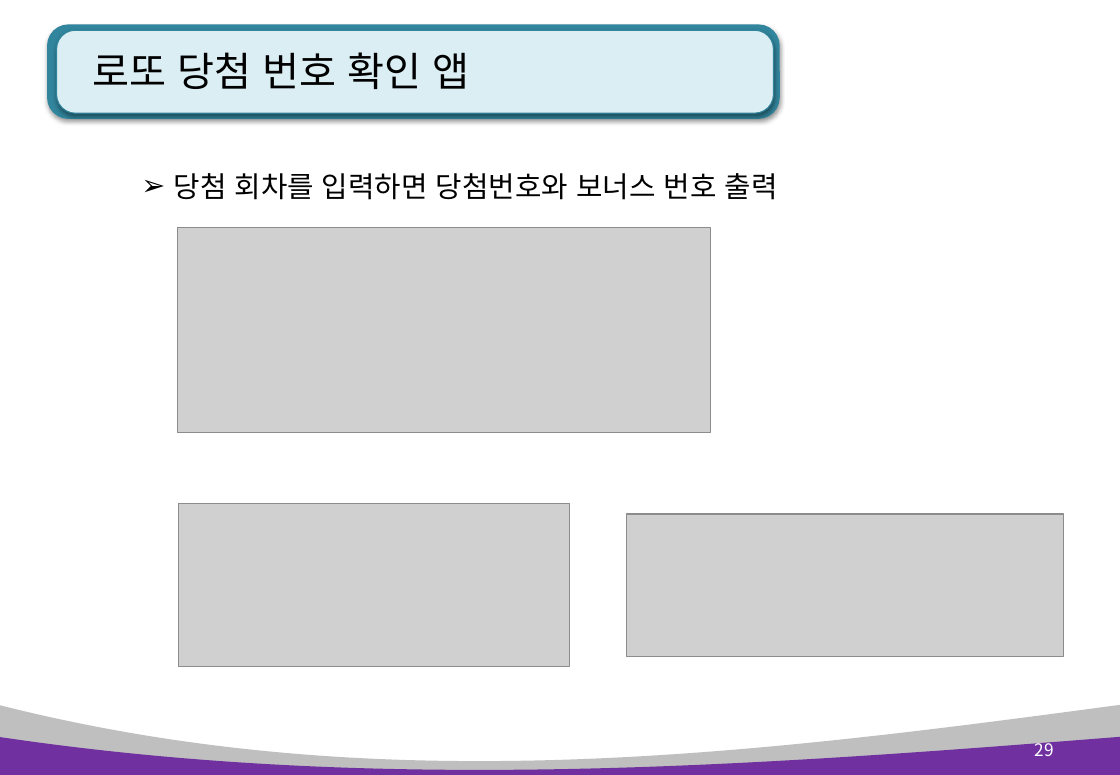
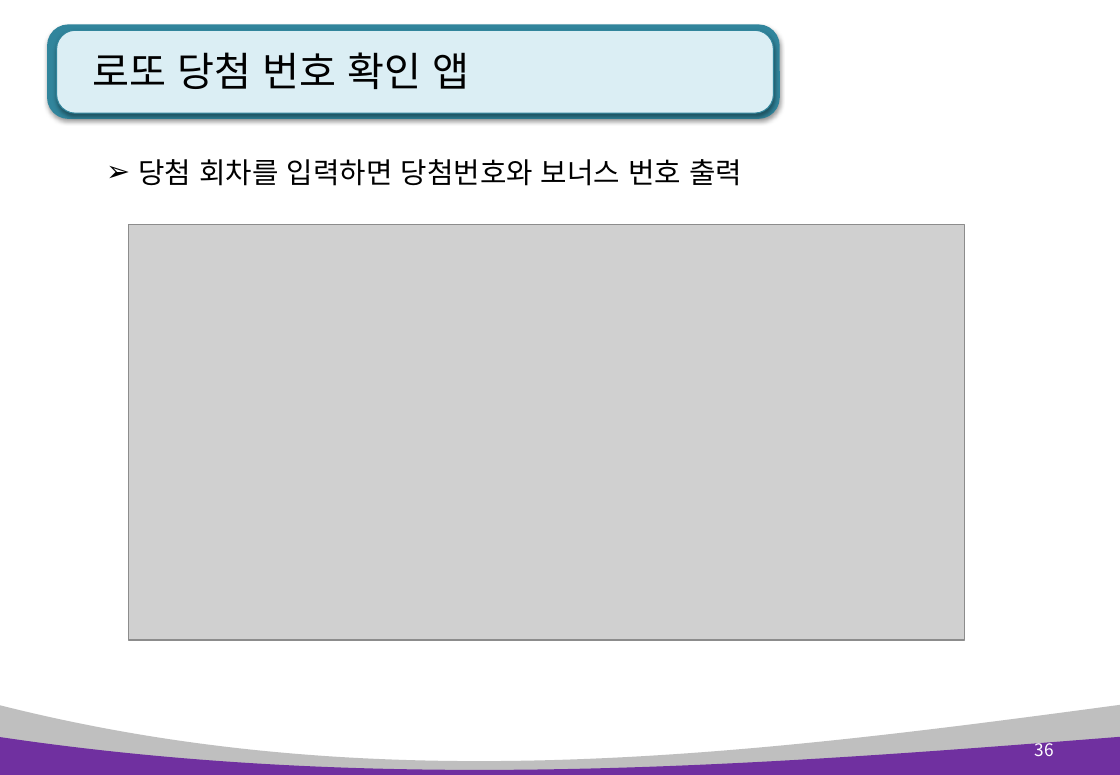
Before and after one commit to kiyongee2/green_project_web, a slide deck: slide 36 of python_ppt/Python 11장. GUI 프로그래밍.pptx (slide 29 before the commit). Drawn at 1120x775 pixels with LibreOffice and Linux fonts; fonts in the diff are those of the drawing; grey boxes stand for pictures. Boxes give left, top, right and bottom in pixels: in the first picture for what was removed or moved away, otherwise in the second. Text is boxed around its words. In the diff, an @@ line names an element or a change of style, - is before the commit and + after.

```diff
--- a/python_ppt/Python 11장. GUI 프로그래밍.pptx
+++ b/python_ppt/Python 11장. GUI 프로그래밍.pptx
@@ text "당첨 회차를 입력하면 당첨번호와 보너스 ...": place and size @@
-text "당첨 회차를 입력하면 당첨번호와 보너스 ..." at box(174, 173, 778, 200)
+text "당첨 회차를 입력하면 당첨번호와 보너스 ..." at box(138, 159, 742, 186)
@@ picture added at box(128, 225, 965, 641) @@
@@ picture removed at box(178, 228, 710, 433) @@
@@ picture removed at box(179, 504, 570, 666) @@
@@ picture removed at box(627, 514, 1064, 657) @@
@@ page number at box(1034, 739, 1053, 756): text changed @@
-29
+36
```
Also in this commit, not shown: 3 other slides changed, 13 slides added, 7 other files.
